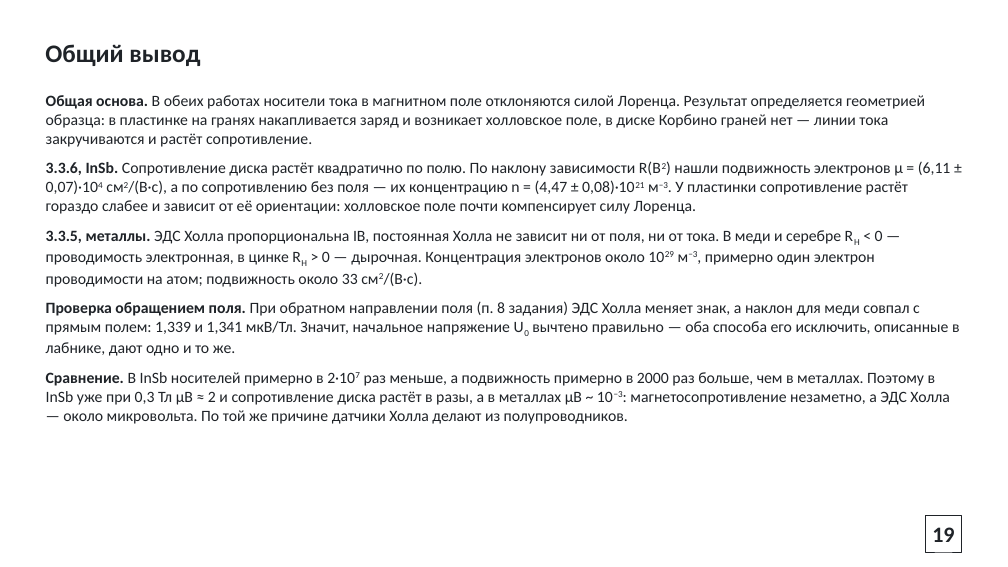
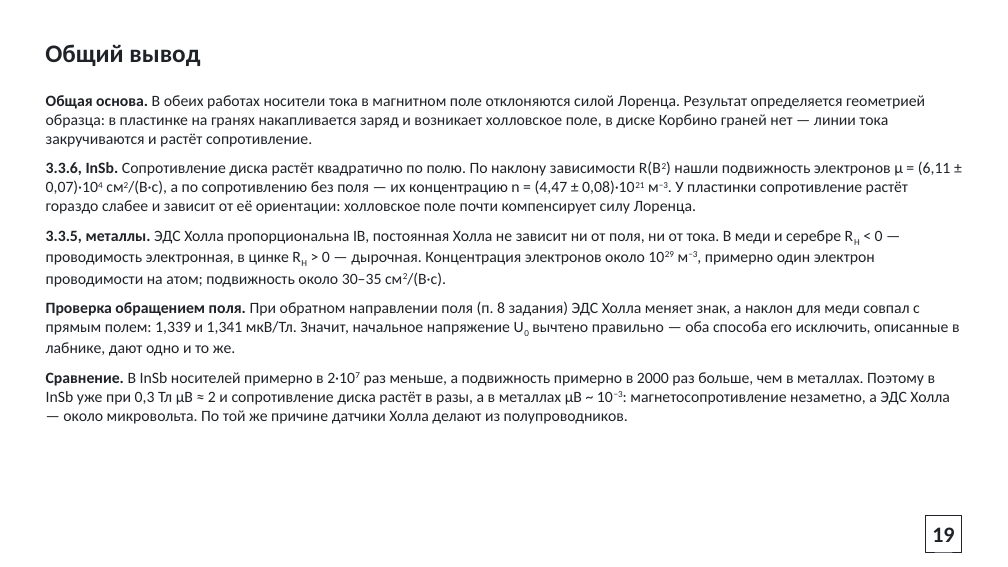
Before and after one commit to Kredos9107/zxc, a slide deck: slide 19 of labs/2 курс/3.3.5/3.3.6 + 3.3.5 Магнетосопротивление и эффект Холла.pptx. Drawn at 1008x567 pixels with LibreOffice and Linux fonts; fonts in the diff are those of the drawing. Boxes give left, top, right and bottom in pixels: in the first picture for what was removed or moved away, otherwise in the second. Text is boxed around its words. In the diff, an @@ line names an element or a change of style, - is before the commit and + after.

Commit message:
3.3.5: правки по комментариям (данные меди, источники)

```diff
--- a/labs/2 курс/3.3.5/3.3.6 + 3.3.5 Магнетосопротивление и эффект Холла.pptx
+++ b/labs/2 курс/3.3.5/3.3.6 + 3.3.5 Магнетосопротивление и эффект Холла.pptx
@@ text at bbox=[46, 230, 883, 287]: text changed @@
-3.3.5, металлы. ЭДС Холла пропорциональна IB, постоянная Холла не зависит ни от поля, ни от тока. В меди и серебре RH < 0 — проводимость электронная, в цинке RH > 0 — дырочная. Концентрация электронов около 1029 м−3, примерно один электрон проводимости на атом; подвижность около 33 см2/(В·с).
+3.3.5, металлы. ЭДС Холла пропорциональна IB, постоянная Холла не зависит ни от поля, ни от тока. В меди и серебре RH < 0 — проводимость электронная, в цинке RH > 0 — дырочная. Концентрация электронов около 1029 м−3, примерно один электрон проводимости на атом; подвижность около 30–35 см2/(В·с).
```
Also in this commit, not shown: 4 other slides changed.
